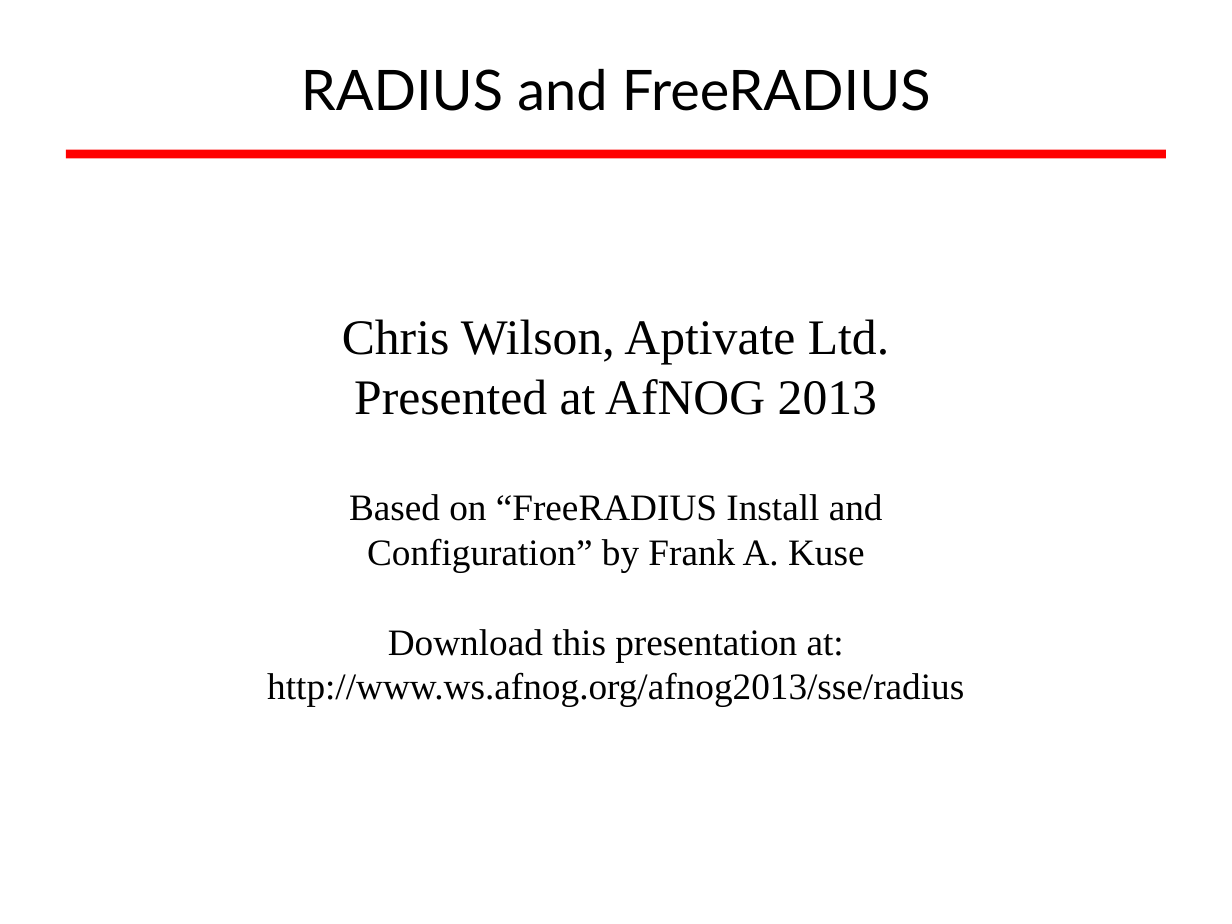
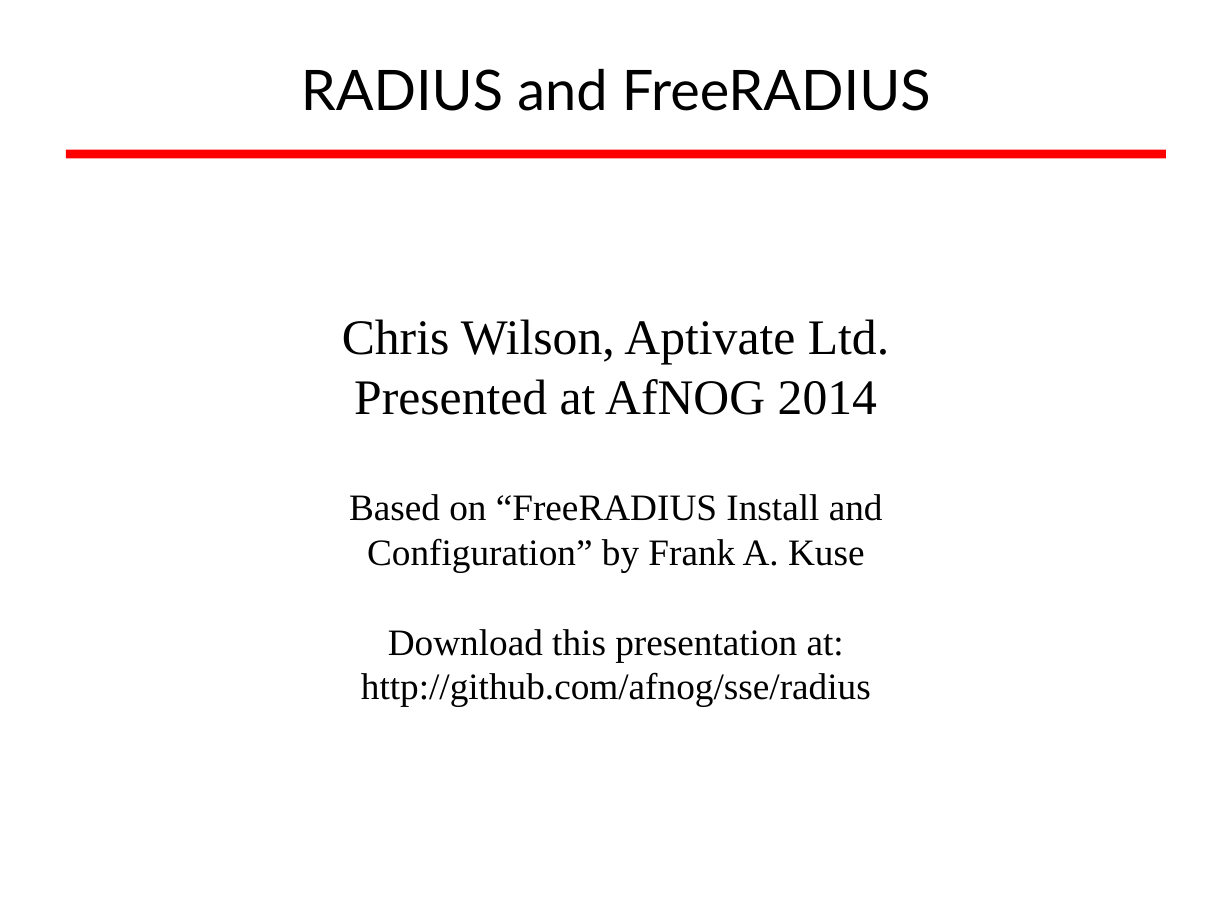
Before and after one commit to afnog/sse, a slide deck: slide 1 of radius/radius_presentation.odp. Drawn at 1232x924 pixels with LibreOffice and Linux fonts; fonts in the diff are those of the drawing; background and template pictures are left out. Boxes give left, top, right and bottom in pixels: in the first picture for what was removed or moved away, otherwise in the second. Text is boxed around its words. In the diff, an @@ line names an element or a change of style, - is before the commit and + after.

Commit message:
/ ‘radius/radius_presentation.odp’

```diff
--- a/radius/radius_presentation.odp
+++ b/radius/radius_presentation.odp
@@ subtitle at <box>354,379,877,415</box>: text changed @@
-Presented at AfNOG 2013
+Presented at AfNOG 2014
@@ subtitle at <box>361,672,871,707</box>: text changed @@
-http://www.ws.afnog.org/afnog2013/sse/radius
+http://github.com/afnog/sse/radius
```
